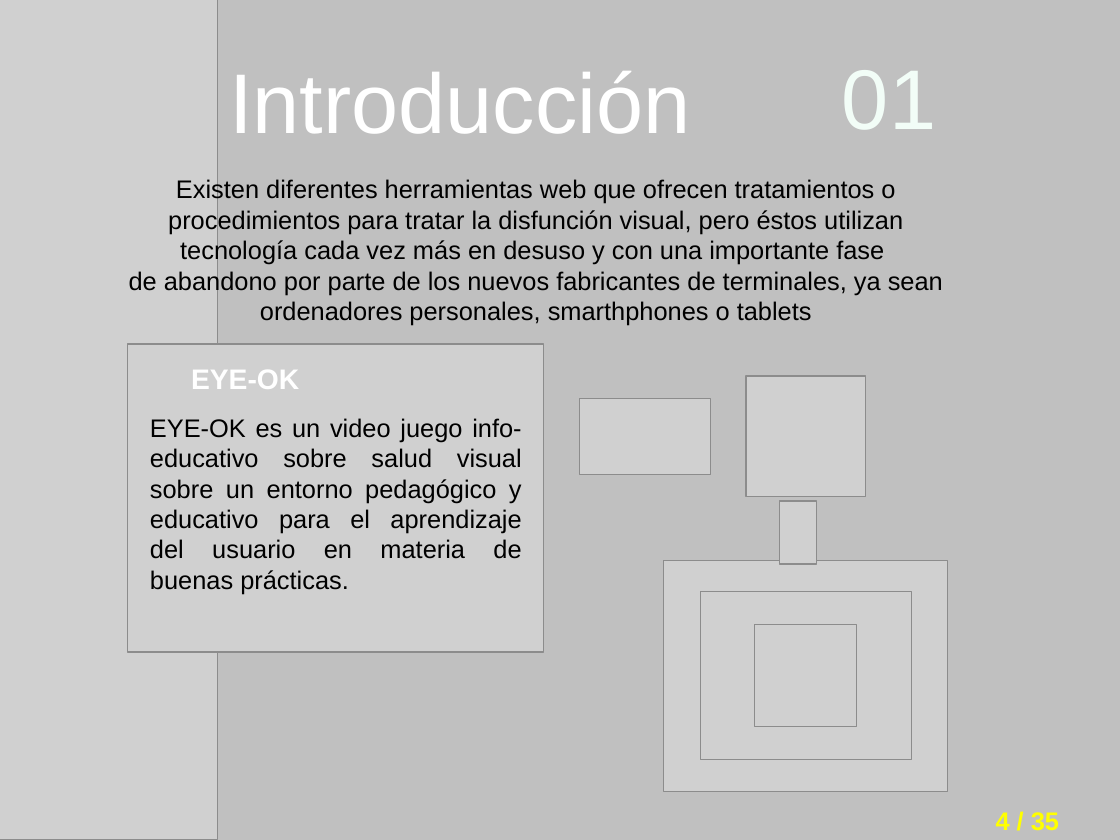
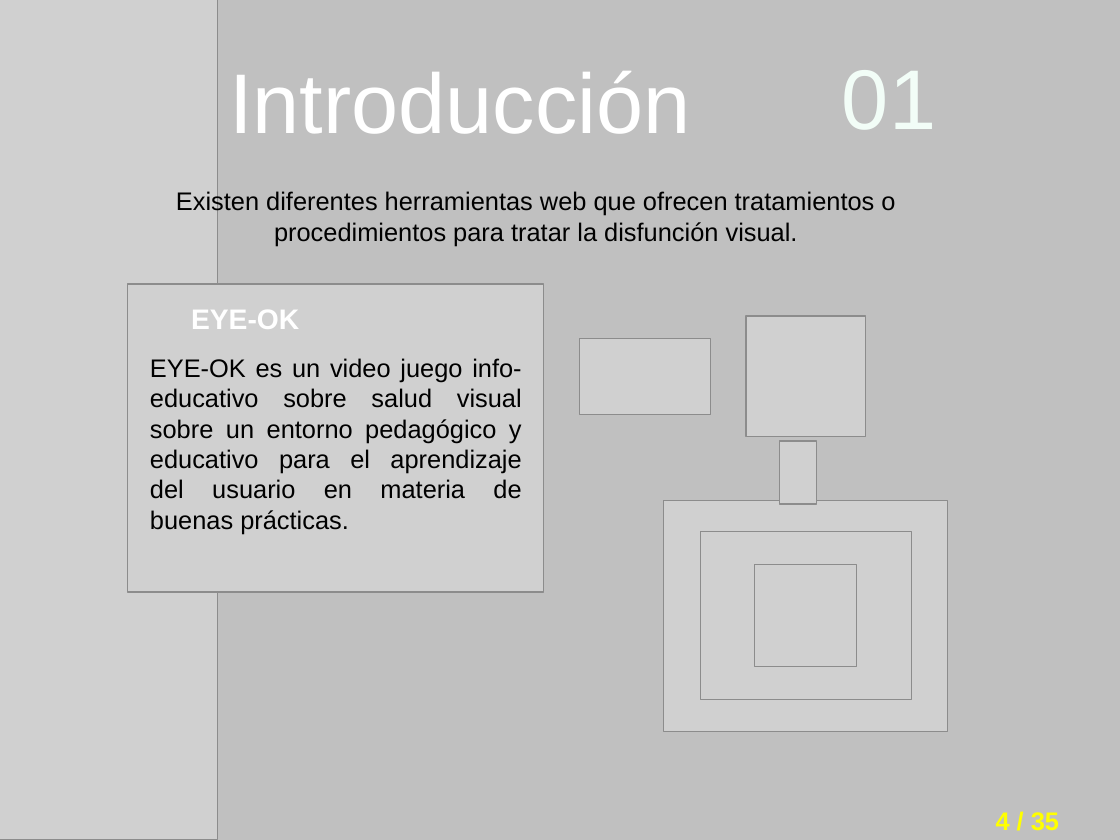
Before and after one commit to i62navpm/PFCweb, a slide deck: slide 4 of Documentación/Presentación.odp. Drawn at 1120x840 pixels with LibreOffice and Linux fonts; fonts in the diff are those of the drawing; grey boxes stand for pictures; background and template pictures are left out. Boxes give left, top, right and bottom in pixels: in the first picture for what was removed or moved away, otherwise in the second. Text is boxed around its words. In the diff, an @@ line names an element or a change of style, - is before the commit and + after.

```diff
--- a/Documentación/Presentación.odp
+++ b/Documentación/Presentación.odp
@@ text at [176, 190, 895, 246]: text changed @@
-Existen diferentes herramientas web que ofrecen tratamientos o procedimientos para tratar la disfunción visual, pero éstos utilizan tecnología cada vez más en desuso y con una importante fase
-de abandono por parte de los nuevos fabricantes de terminales, ya sean ordenadores personales, smarthphones o tablets
+Existen diferentes herramientas web que ofrecen tratamientos o procedimientos para tratar la disfunción visual.
@@ 3 pictures, 2 texts: place and size @@
-3 pictures, 2 texts at [128, 345, 948, 792]
+3 pictures, 2 texts at [128, 285, 948, 732]
@@ picture at [746, 316, 866, 436]: rotation 90 to 0 degrees @@
@@ picture at [780, 441, 816, 504]: rotation 0 to 90 degrees @@
@@ picture: place and size @@
-picture at [755, 625, 857, 727]
+picture at [700, 533, 912, 700]
@@ picture: place and size @@
-picture at [700, 593, 912, 760]
+picture at [755, 565, 857, 667]
```
Also in this commit, not shown: 19 other slides changed.
